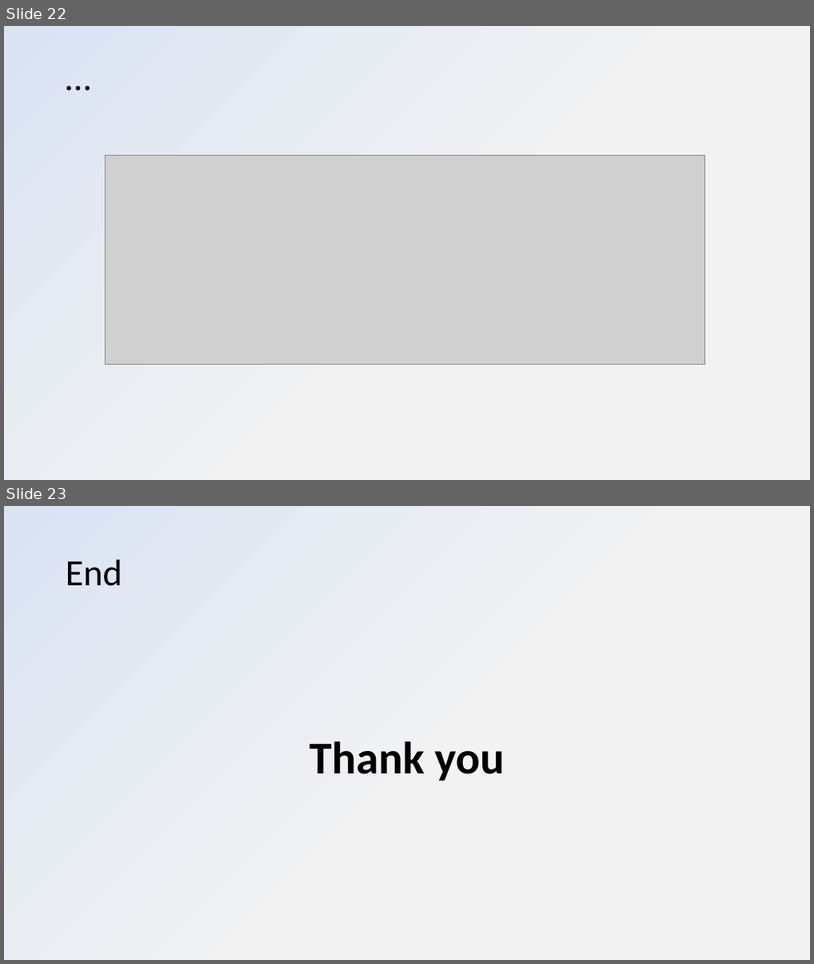
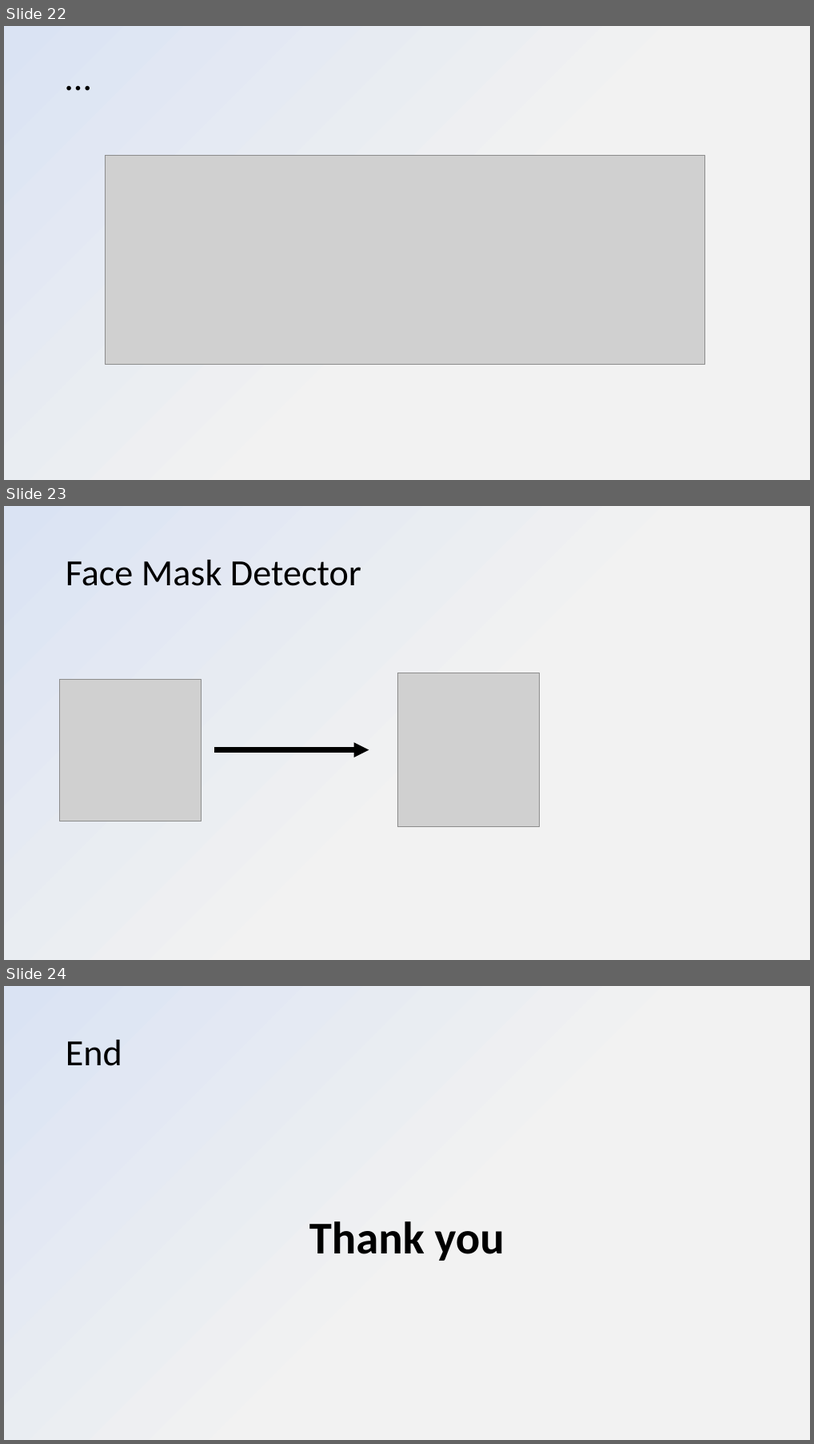
Before and after one commit to regan-mu/FaceMask-Detector-with-CNN, a slide deck: Powerpoint/CNN-Nairobi AI.pptx. Shown one above the other, each under a label of ours: slides 22 and 23 before the commit, slides 22, 23 and 24 after it. The pictures are 814x964 and 814x1444 pixels, drawn with LibreOffice and Linux fonts; fonts in the diff are those of the drawing; grey boxes stand for pictures. Boxes give left, top, right and bottom in pixels: in the first picture for what was removed or moved away, otherwise in the second. Text is boxed around its words. In the diff, an @@ line names an element or a change of style, - is before the commit and + after.

Commit message:
Face Detector

```diff
--- a/Powerpoint/CNN-Nairobi AI.pptx
+++ b/Powerpoint/CNN-Nairobi AI.pptx
@@ slide 23 added at [4,506,810,960], background gradient #F2F2F2 to #DAE3F3 @@
@@ title added at [66,560,362,586], 44 pt, text #000000 @@
+Face Mask Detector
@@ picture added at [398,673,539,828] @@
@@ picture added at [60,679,202,820] @@
@@ arrow added from (214, 750) to (370, 750), #000000 6 pt @@
@@ what was slide 23 is now slide 24 @@
```
Also in this commit, not shown: 1 slide changed, 1 other file.
